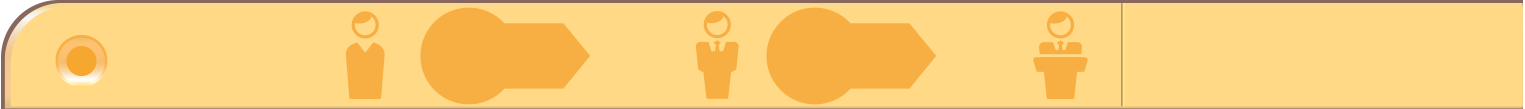
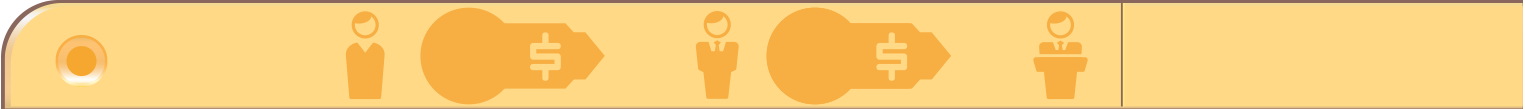
The second 1525×109 image is a revision of the first. Changes to its layers:
painted on "Vector Smart Object" over [530, 3, 1123, 107]
